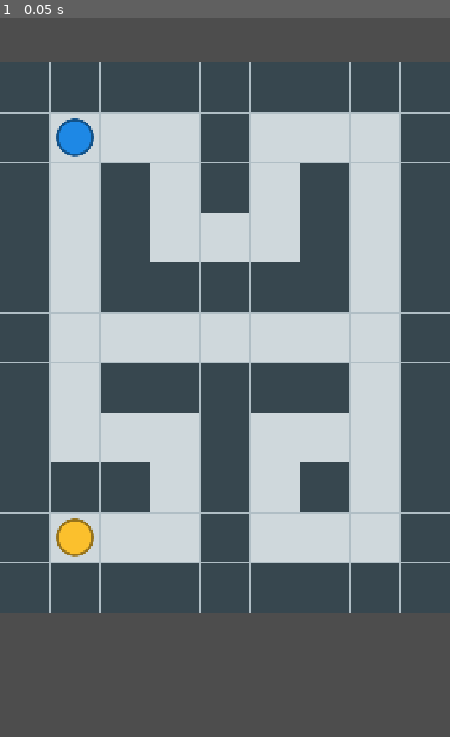
Above: before the commit, frame 1.
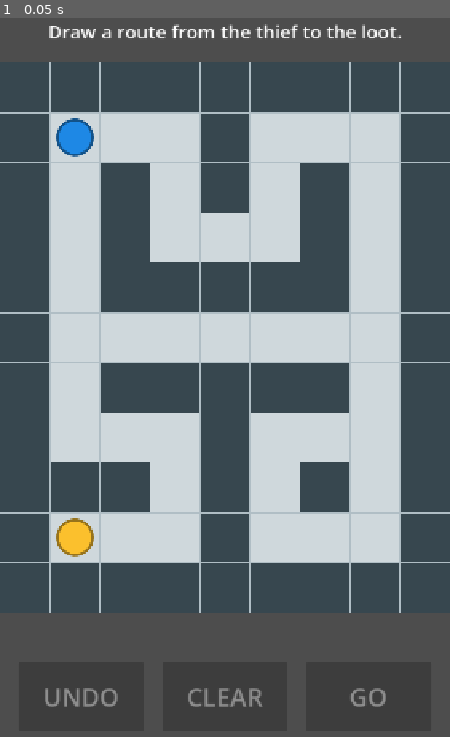
Above: after the commit, the same moment.

Repository: Cele2Ndosi/pocket-city-heist
Game: Godot game, scene res://scenes/Main.tscn
Two runs of this game, one before a commit and one after it. Both use one fixed random seed, a clock stepped at 60 frames per second and the inputs below.
Inputs:
- Up to frame 1 (0.05 s): no input

The runs differ from the first frame. In frame 1, 1.0% of the frame differs, in the area x 10-90%, y 0-96%.

Commit message:
Drawing route from the theif to the loot

Diff:
--- /dev/null
+++ b/scripts/controller/game_controller.gd
@@ -0,0 +1,147 @@
+## The CONTROLLER: connects input and buttons to the model, and the model to
+## the views. It owns no game rules (those live in Plan and Simulation) and
+## does no drawing (that lives in the views).
+##
+## States: "editing" (the timer is stopped: you can change the plan) and
+## "running" (the timer is running: the thief is walking, input is ignored).
+class_name GameController
+extends Node
+
+## Seconds between ticks. The thief also takes this long to walk one tile.
+const TICK_SECONDS: float = 0.4
+
+var _level: Level
+var _plan: Plan
+var _level_view: LevelView
+var _route_view: RouteView
+var _thief_view: ActorView
+var _hud: Hud
+
+## The run in progress (or the last finished run). Null while editing.
+var _simulation: Simulation = null
+var _timer: Timer
+var _dragging: bool = false
+var _last_pointer_cell: Vector2i = Vector2i(-1, -1)
+
+
+## Plugs the collaborators in. Call it once, after adding this node to the scene.
+func setup(
+	level: Level,
+	plan: Plan,
+	level_view: LevelView,
+	route_view: RouteView,
+	thief_view: ActorView,
+	hud: Hud
+) -> void:
+	_level = level
+	_plan = plan
+	_level_view = level_view
+	_route_view = route_view
+	_thief_view = thief_view
+	_hud = hud
+
+	_timer = Timer.new()
+	_timer.wait_time = TICK_SECONDS
+	_timer.timeout.connect(_on_tick)
+	add_child(_timer)
+
+	_plan.changed.connect(_on_plan_changed)
+	_hud.undo_pressed.connect(_plan.undo)
+	_hud.clear_pressed.connect(_plan.clear)
+	_hud.go_pressed.connect(_on_go_pressed)
+
+	_on_plan_changed()  # Show the empty route and the first status text.
+
+
+## Godot calls this for mouse/touch events nobody else (like a button) used.
+## Press or drag across tiles to extend the route. Touches arrive here as
+## mouse events because Godot converts them by default.
+func _unhandled_input(event: InputEvent) -> void:
+	if _is_running():
+		return
+	if event is InputEventMouseButton:
+		var click := event as InputEventMouseButton
+		if click.button_index != MOUSE_BUTTON_LEFT:
+			return
+		_dragging = click.pressed
+		_last_pointer_cell = Vector2i(-1, -1)  # So pressing on the same tile again counts.
+		if _dragging:
+			_extend_plan_to_pointer(click)
+	elif event is InputEventMouseMotion and _dragging:
+		_extend_plan_to_pointer(event as InputEventMouseMotion)
+
+
+## Tries to extend the route to the tile under the pointer.
+func _extend_plan_to_pointer(event: InputEventMouse) -> void:
+	var local_event := _level_view.make_input_local(event) as InputEventMouse
+	var cell := _level_view.pixel_to_cell(local_event.position)
+	if cell == _last_pointer_cell:
+		return  # Still on the same tile: nothing new.
+	_last_pointer_cell = cell
+	_plan.try_extend(cell)
+
+
+## The route changed (by dragging, UNDO or CLEAR): redraw it and start over.
+func _on_plan_changed() -> void:
+	_reset_run()
+	_route_view.show_route(_route_points())
+	_refresh_hud()
+
+
+## GO: play the plan from the very beginning.
+func _on_go_pressed() -> void:
+	if _is_running():
+		return
+	_reset_run()
+	_simulation = Simulation.new(_level, _plan.get_cells())
+	_timer.start()
+	_refresh_hud()
+
+
+## One beat of the clock. The tick after the last move ends the run, so the
+## result appears once the thief has arrived.
+func _on_tick() -> void:
+	if _simulation.is_finished():
+		_timer.stop()
+	else:
+		_simulation.tick()
+		_thief_view.walk_to(_level_view.cell_center(_simulation.thief_cell), TICK_SECONDS)
+	_refresh_hud()
+
+
+## Stops any run and puts the thief back on the start tile.
+func _reset_run() -> void:
+	_timer.stop()
+	_simulation = null
+	_thief_view.teleport_to(_level_view.cell_center(_level.thief_start))
+
+
+func _is_running() -> bool:
+	return not _timer.is_stopped()
+
+
+## The route as pixel positions for the RouteView.
+func _route_points() -> PackedVector2Array:
+	var points := PackedVector2Array()
+	for cell in _plan.get_cells():
+		points.append(_level_view.cell_center(cell))
+	return points
+
+
+## Updates the status text and the buttons to match the current state.
+func _refresh_hud() -> void:
+	var running := _is_running()
+	_hud.set_buttons_enabled(not running and _plan.step_count() > 0)
+	_hud.set_status(_status_text(running))
+
+
+func _status_text(running: bool) -> String:
+	if running:
+		return "Running..."
+	if _simulation != null:
+		if _simulation.loot_collected:
+			return "Loot grabbed in %d steps!" % _simulation.tick_count
+		return "Never reached the loot. Edit the route and press GO."
+	if _plan.step_count() == 0:
+		return "Draw a route from the thief to the loot."
+	return "%d steps planned. Press GO!" % _plan.step_count()
--- a/scripts/main.gd
+++ b/scripts/main.gd
@@ -1,12 +1,13 @@
-## Entry point. It only WIRES the layers together:
-##   Levels (data)  ->  Level (model)  ->  LevelView (drawing)
+## Entry point and COMPOSITION ROOT: it builds every object once, plugs them
+## together, and then leaves the running of the game to the GameController.
+##   Levels (data) -> Level (model) -> views -> GameController
 ## It contains no game rules and no drawing code.
 extends Node2D
 
 ## Which entry of Levels.ALL to play (0 = first level).
 const LEVEL_INDEX: int = 0
 
-## Empty space above the level, in pixels. The score/HUD will live here later.
+## Empty space above the level, in pixels. The status text lives here.
 const TOP_MARGIN: float = 100.0
 
 const THIEF_COLOR := Color("#1e88e5")
@@ -17,13 +18,23 @@
 func _ready() -> void:
 	var level := Level.from_rows(Levels.ALL[LEVEL_INDEX])
 
-	var view := LevelView.new()
-	view.level = level  # Must be set BEFORE add_child().
-	add_child(view)
+	var level_view := LevelView.new()
+	level_view.level = level  # Must be set BEFORE add_child().
+	add_child(level_view)
 
 	# Centre the level horizontally and leave room at the top.
 	var screen_size := get_viewport_rect().size
-	view.position = Vector2((screen_size.x - view.pixel_size().x) / 2.0, TOP_MARGIN)
+	level_view.position = Vector2((screen_size.x - level_view.pixel_size().x) / 2.0, TOP_MARGIN)
 
-	view.spawn_actor(level.loot, LOOT_COLOR)
-	view.spawn_actor(level.thief_start, THIEF_COLOR)
+	# Children are drawn in the order they are added: route first, actors on top.
+	var route_view := RouteView.new()
+	level_view.add_child(route_view)
+	level_view.spawn_actor(level.loot, LOOT_COLOR)
+	var thief_view := level_view.spawn_actor(level.thief_start, THIEF_COLOR)
+
+	var hud := Hud.new()
+	add_child(hud)
+
+	var controller := GameController.new()
+	add_child(controller)
+	controller.setup(level, Plan.new(level), level_view, route_view, thief_view, hud)
--- /dev/null
+++ b/scripts/view/hud.gd
@@ -0,0 +1,60 @@
+## The HUD (heads-up display): a status line at the top and the buttons at the
+## bottom. It only shows things and announces button presses through signals;
+## it does not know what the buttons DO.
+##
+## Positions are in the game's 720 x 1280 canvas (see Project Settings).
+class_name Hud
+extends CanvasLayer
+
+## Signals are Godot's way of saying "something happened". Others connect to
+## them to react (see GameController.setup).
+signal undo_pressed
+signal clear_pressed
+signal go_pressed
+
+const BUTTON_SIZE := Vector2(200, 110)
+const BUTTON_FONT_SIZE: int = 40
+const BUTTON_ROW_Y: float = 1060.0
+const STATUS_FONT_SIZE: int = 30
+
+var _status_label: Label
+var _buttons: Array[Button] = []
+
+
+## Godot calls _ready() once, when the HUD enters the scene: build the widgets.
+func _ready() -> void:
+	_status_label = Label.new()
+	_status_label.position = Vector2(20, 10)
+	_status_label.size = Vector2(680, 80)
+	_status_label.horizontal_alignment = HORIZONTAL_ALIGNMENT_CENTER
+	_status_label.vertical_alignment = VERTICAL_ALIGNMENT_CENTER
+	_status_label.autowrap_mode = TextServer.AUTOWRAP_WORD_SMART
+	_status_label.add_theme_font_size_override("font_size", STATUS_FONT_SIZE)
+	add_child(_status_label)
+
+	_add_button("UNDO", 30.0, undo_pressed)
+	_add_button("CLEAR", 260.0, clear_pressed)
+	_add_button("GO", 490.0, go_pressed)
+
+
+## Shows `text` in the status line.
+func set_status(text: String) -> void:
+	_status_label.text = text
+
+
+## Enables or disables all the buttons at once.
+func set_buttons_enabled(enabled: bool) -> void:
+	for button in _buttons:
+		button.disabled = not enabled
+
+
+## Creates one button at column `x` that emits `pressed_signal` when pressed.
+func _add_button(text: String, x: float, pressed_signal: Signal) -> void:
+	var button := Button.new()
+	button.text = text
+	button.position = Vector2(x, BUTTON_ROW_Y)
+	button.size = BUTTON_SIZE
+	button.add_theme_font_size_override("font_size", BUTTON_FONT_SIZE)
+	button.pressed.connect(pressed_signal.emit)
+	add_child(button)
+	_buttons.append(button)
Not shown, added: scripts/controller/game_controller.gd.uid
Not shown, added: scripts/view/hud.gd.uid
